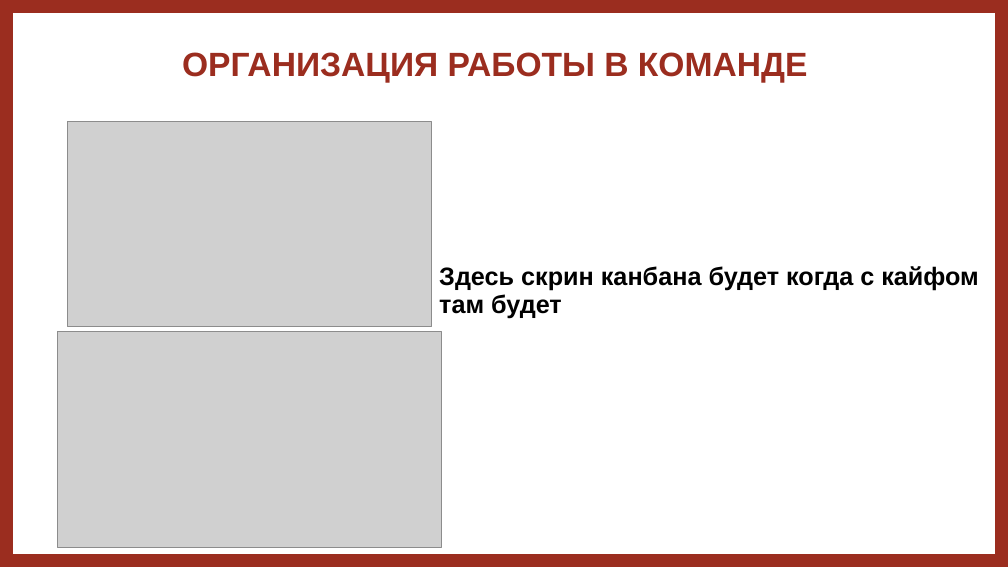
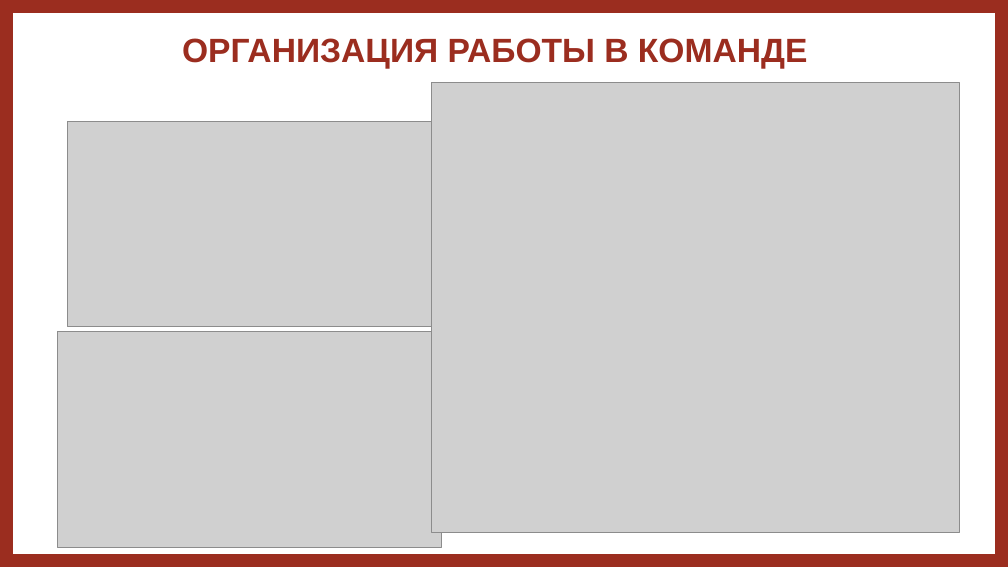
Before and after one commit to dex1fy/RecipeWebsite.EducationalPractice, a slide deck: slide 5 of документы/ЗащитаУП.pptx. Drawn at 1008x567 pixels with LibreOffice and Linux fonts; fonts in the diff are those of the drawing; grey boxes stand for pictures. Boxes give left, top, right and bottom in pixels: in the first picture for what was removed or moved away, otherwise in the second. Text is boxed around its words. In the diff, an @@ line names an element or a change of style, - is before the commit and + after.

Commit message:
feat: update presentation

```diff
--- a/документы/ЗащитаУП.pptx
+++ b/документы/ЗащитаУП.pptx
@@ title "ОРГАНИЗАЦИЯ РАБОТЫ В КОМАНДЕ": place and size @@
-title "ОРГАНИЗАЦИЯ РАБОТЫ В КОМАНДЕ" at box(182, 52, 807, 83)
+title "ОРГАНИЗАЦИЯ РАБОТЫ В КОМАНДЕ" at box(182, 38, 807, 69)
@@ picture added at box(432, 82, 960, 532) @@
@@ text removed at box(439, 266, 979, 318) @@
-Здесь скрин канбана будет когда с кайфом там будет
```
Also in this commit, not shown: 4 slides added, 1 other file.
